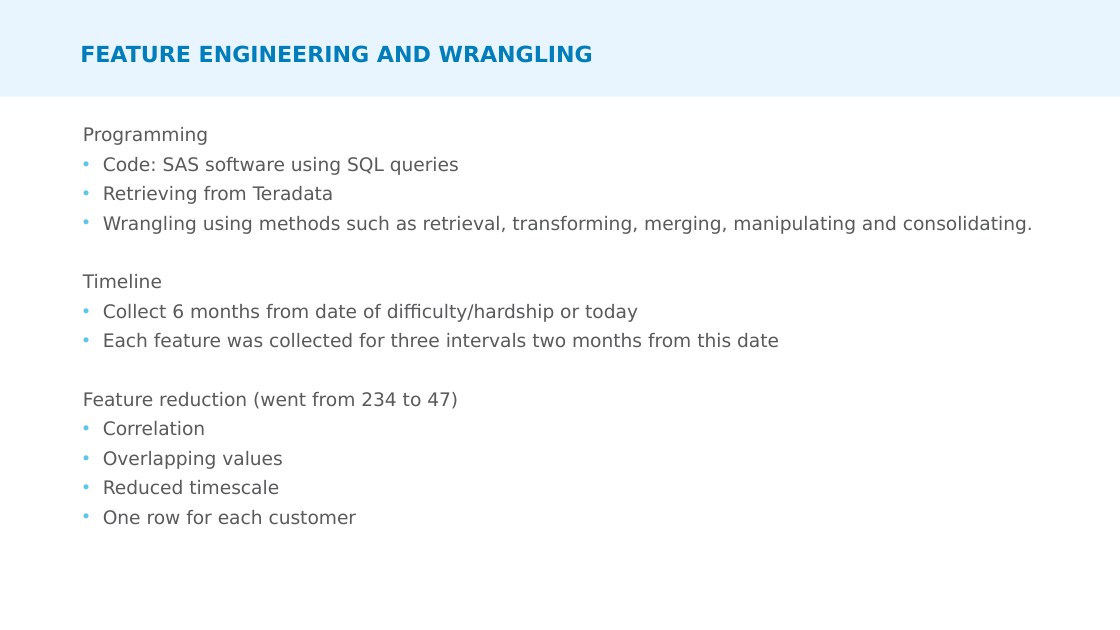
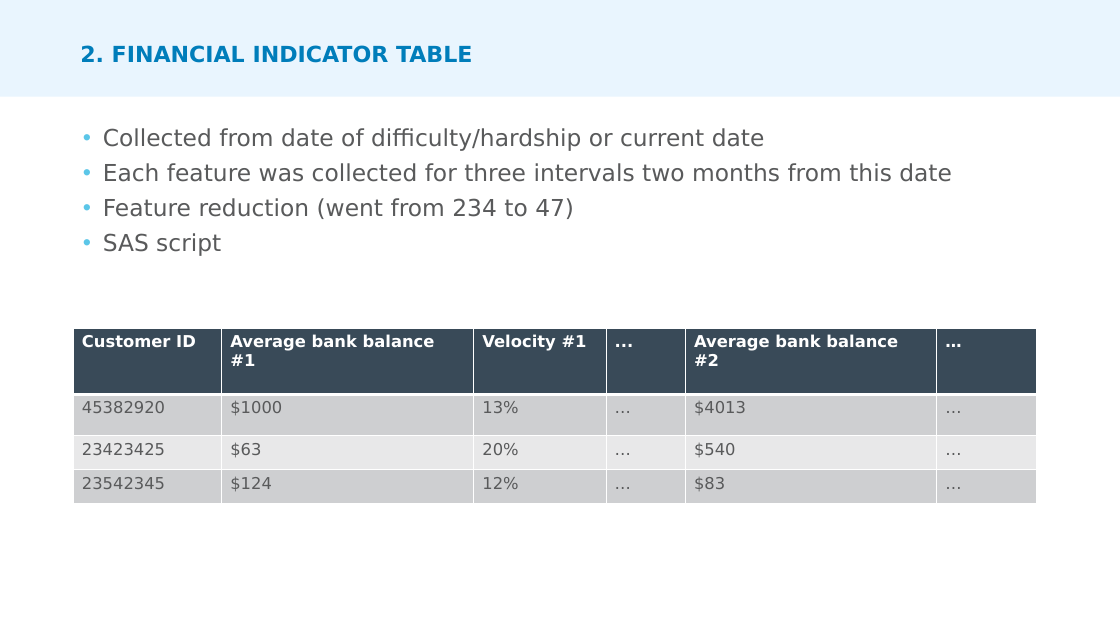
Before and after one commit to allyhassell/data-wrangling_assignment, a slide deck: slide 9 of ANZ Presentation.pptx (slide 10 before the commit). Drawn at 1120x630 pixels with LibreOffice and Linux fonts; fonts in the diff are those of the drawing. Boxes give left, top, right and bottom in pixels: in the first picture for what was removed or moved away, otherwise in the second. Text is boxed around its words. In the diff, an @@ line names an element or a change of style, - is before the commit and + after.

```diff
--- a/ANZ Presentation.pptx
+++ b/ANZ Presentation.pptx
@@ title at (80,45,473,63): text changed @@
-FEATURE ENGINEERING AND WRANGLING
+2. FINANCIAL INDICATOR TABLE
@@ text at (103,128,765,151): text changed; size 16 to 20 pt @@
-  Programming
-  • Code: SAS software using SQL queries
-  • Retrieving from Teradata
-  • Wrangling using methods such as retrieval, transforming, merging, manipulating and consolidating.
-  Timeline
-  • Collect 6 months from date of difficulty/hardship or today
+  • Collected from date of difficulty/hardship or current date
@@ text at (103,163,952,219): size 16 to 20 pt in "Each feature was collected for three intervals ...", "Feature reduction (went from 234 to 47)"; bullet none to • @@
@@ text at (103,233,221,256): text changed; size 16 to 20 pt @@
-  • Correlation
-  • Overlapping values
-  • Reduced timescale
-  • One row for each customer
+  • SAS script
@@ table added at (73,329,1036,495), 4 rows, 6 columns @@
+Customer ID | Average bank balance #1 | Velocity #1 | ... | Average bank balance #2 | …
+45382920 | $1000 | 13% | … | $4013 | …
+23423425 | $63 | 20% | … | $540 | …
+23542345 | $124 | 12% | … | $83 | …
```
Also in this commit, not shown: 11 other slides changed, 1 slide removed.
